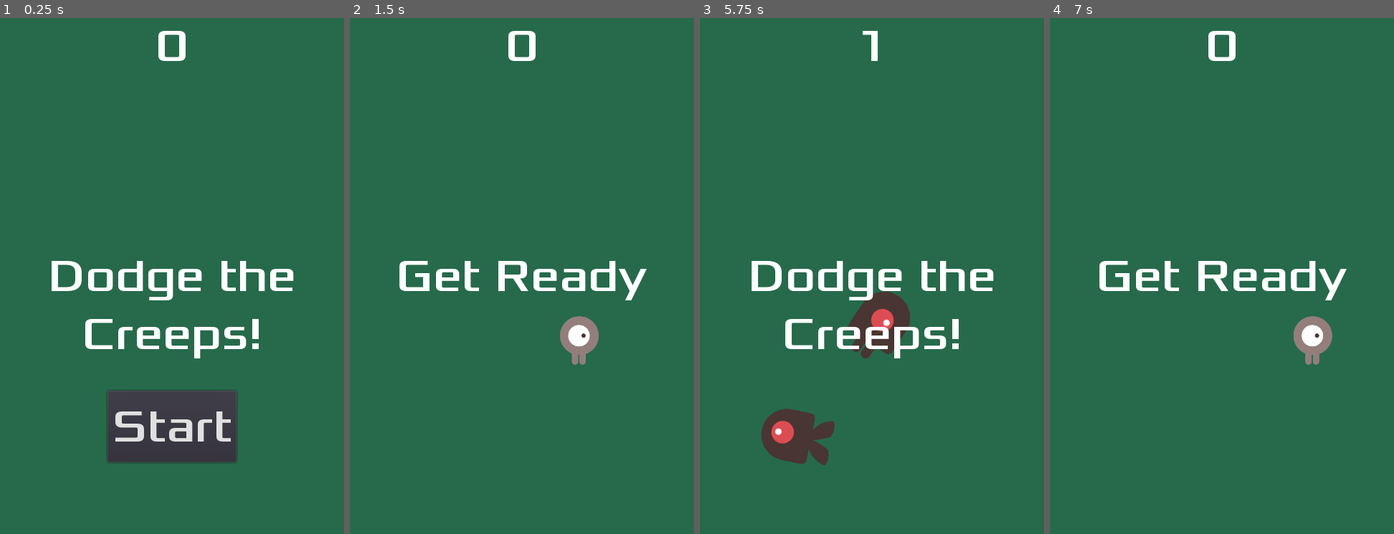
Above: before the commit, frames 1-4 (left to right).
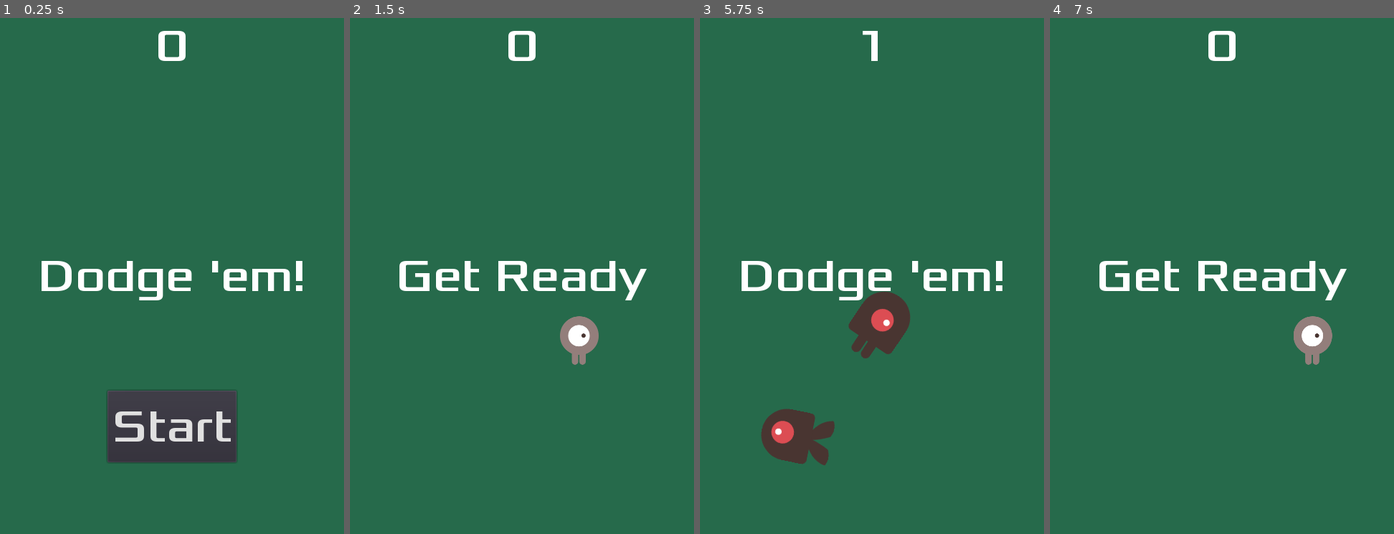
Above: after the commit, the same moments.

Repository: turnbawk/GodotTutorial
Game: Godot game, scene res://Main.tscn
The game is run twice, just before and just after one commit, with the same random seed, the same clock (stepped at 60 frames per second) and the same inputs.
Inputs:
- Up to frame 1 (0.25 s): no input
- Up to frame 2 (1.5 s): click "Start" at 0.5 s; tap Enter at 1.25 s; hold D (move_right) from 1.28 s (still down); tap Space (start_game) at 1.35 s
- Up to frame 3 (5.75 s): release D (move_right) at 2.03 s; hold S (move_down) 2.03-2.78 s; tap Space (start_game) every 0.75 s from 2.1 to 5.1 s; hold D (move_right) 2.78-3.53 s; hold W (move_up) 3.53-4.28 s; hold A (move_left) from 4.28 s (still down)
- Up to frame 4 (7 s): release A (move_left) at 5.78 s; hold S (move_down) 5.78-6.53 s; tap Space (start_game) at 5.85, 6.6 s; hold D (move_right) from 6.53 s (still down)

The runs differ from the first frame. In frame 1, 3.3% of the frame differs, in the area x 12-88%, y 47-66%; in frame 2, nothing differs; in frame 3, 3.3%; in frame 4, nothing differs.

Commit message:
small change for testing

Diff:
--- a/HUD.gd
+++ b/HUD.gd
@@ -11,7 +11,7 @@
 	show_message("Game Over")
 	# Wait until the MessageTimer has counted down.
 	yield($MessageTimer, "timeout")
-	$Message.text = "Dodge the Creeps!"
+	$Message.text = "Dodge \'em!"
 	$Message.show()
 	# Make a one-shot timer and wait for it to finish.
 	yield(get_tree().create_timer(1), "timeout")
--- a/HUD.tscn
+++ b/HUD.tscn
@@ -30,7 +30,7 @@
 margin_top = -39.0
 margin_bottom = 39.0
 custom_fonts/font = SubResource( 1 )
-text = "Dodge the Creeps!"
+text = "Dodge 'em!"
 align = 1
 autowrap = true
 
